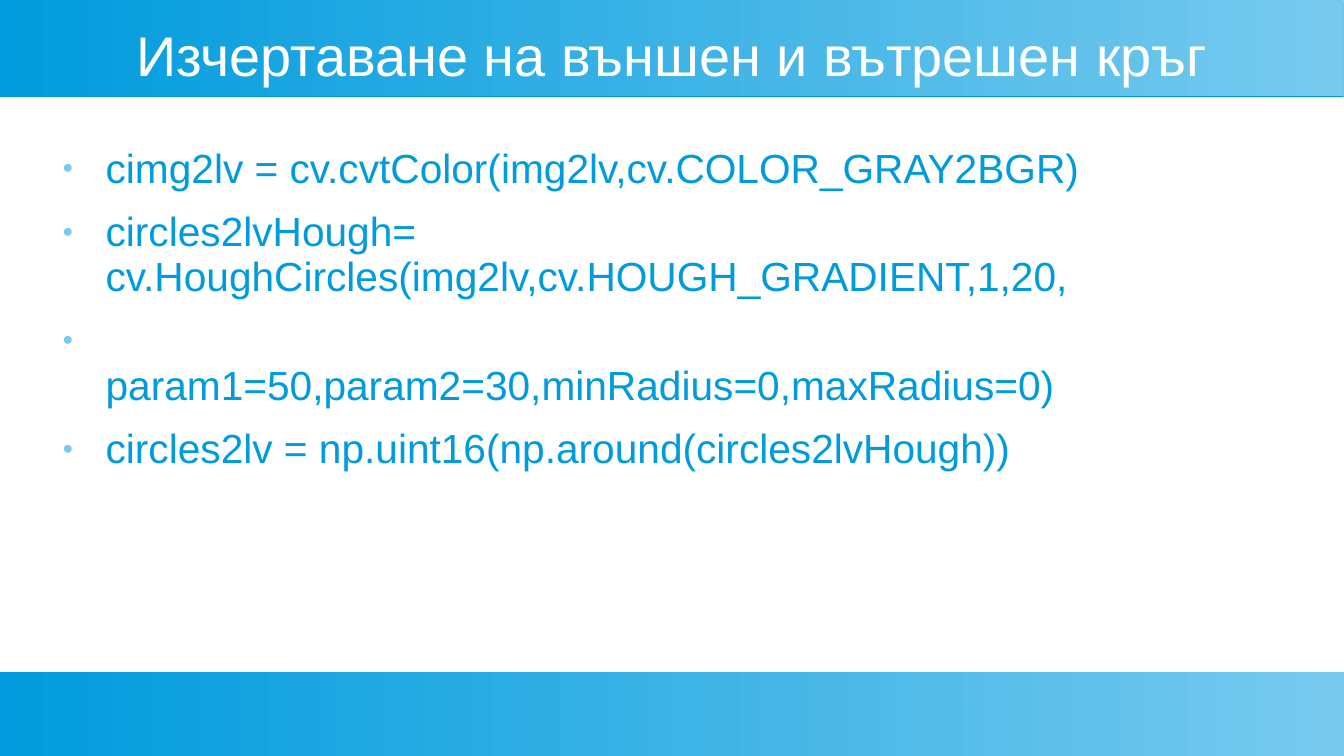
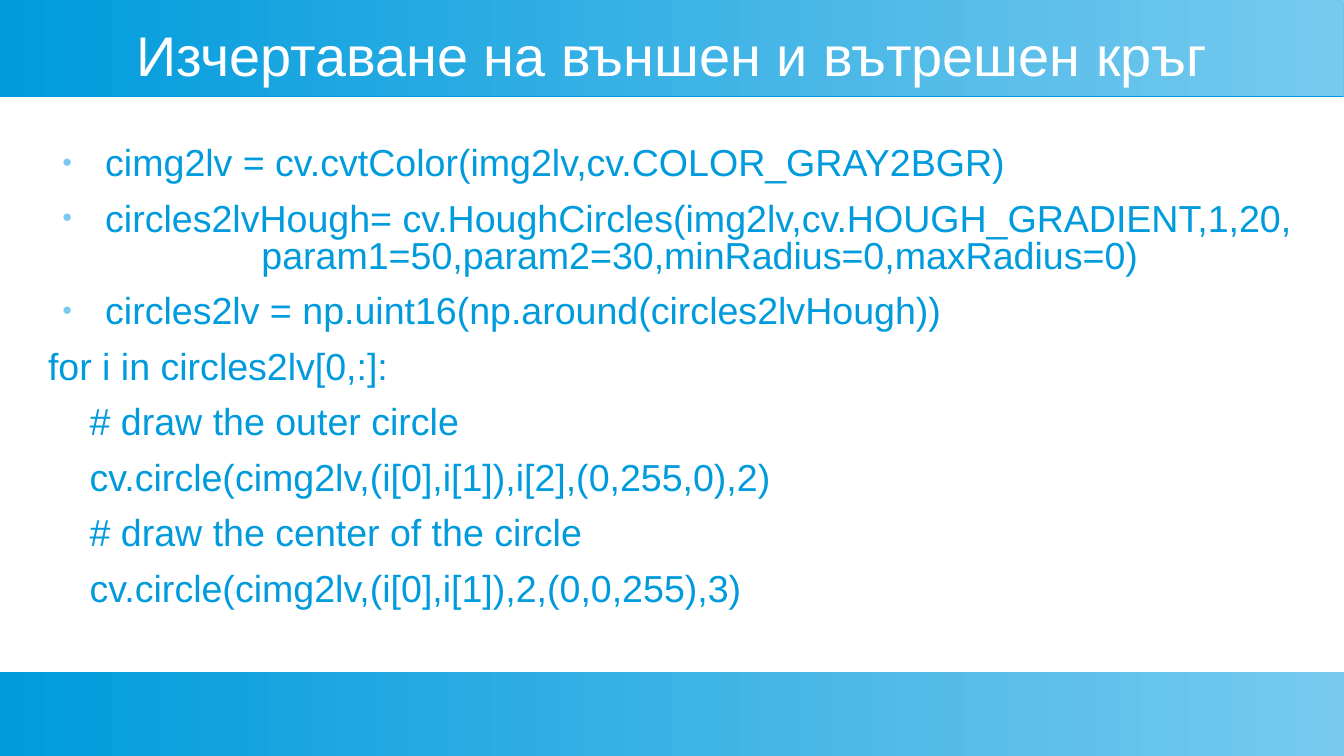
Before and after one commit to vrstanchev/TU-Projects, a slide deck: slide 6 of Semester1/ComputerVision/Moneti_614872.ppt. Drawn at 1344x756 pixels with LibreOffice and Linux fonts; fonts in the diff are those of the drawing. Boxes give left, top, right and bottom in pixels: in the first picture for what was removed or moved away, otherwise in the second. Text is boxed around its words. In the diff, an @@ line names an element or a change of style, - is before the commit and + after.

```diff
--- a/Semester1/ComputerVision/Moneti_614872.ppt
+++ b/Semester1/ComputerVision/Moneti_614872.ppt
@@ text at <box>105,148,1004,332</box>: size 24 to 22.2 pt in "cimg2lv = cv.cvtColor(img2lv,cv.COLOR_GRAY2BGR)", "circles2lv = np.uint16(np.around(circles2lvHough))"; line spacing 0.93 to 0.83 @@
@@ text at <box>105,204,1292,277</box>: text changed; size 24 to 22.2 pt @@
-● circles2lvHough= cv.HoughCircles(img2lv,cv.HOUGH_GRADIENT,1,20,
-● param1=50,param2=30,minRadius=0,maxRadius=0)
+● circles2lvHough= cv.HoughCircles(img2lv,cv.HOUGH_GRADIENT,1,20, param1=50,param2=30,minRadius=0,maxRadius=0)
@@ text at <box>48,352,771,609</box>: paragraphs added @@
+for i in circles2lv[0,:]:
+# draw the outer circle
+cv.circle(cimg2lv,(i[0],i[1]),i[2],(0,255,0),2)
+# draw the center of the circle
+cv.circle(cimg2lv,(i[0],i[1]),2,(0,0,255),3)
```
Also in this commit, not shown: 2 slides added, 1 slide removed, 3 other files.
